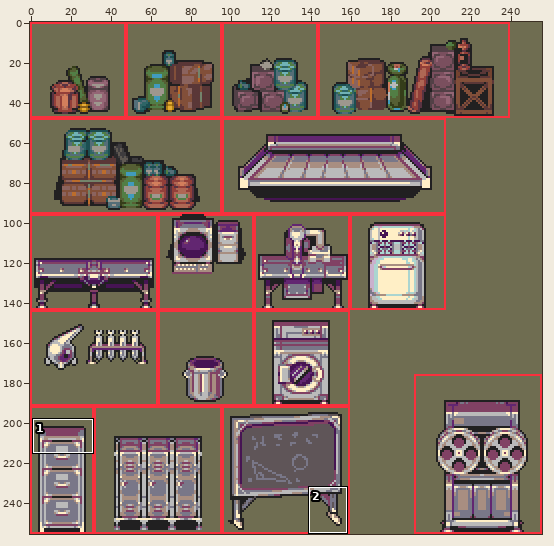
Sprite sheet, stored at images/props/furniture-castle2.png. Above, an overview of the earlier version with the close-up marked.
Close-up. Before:
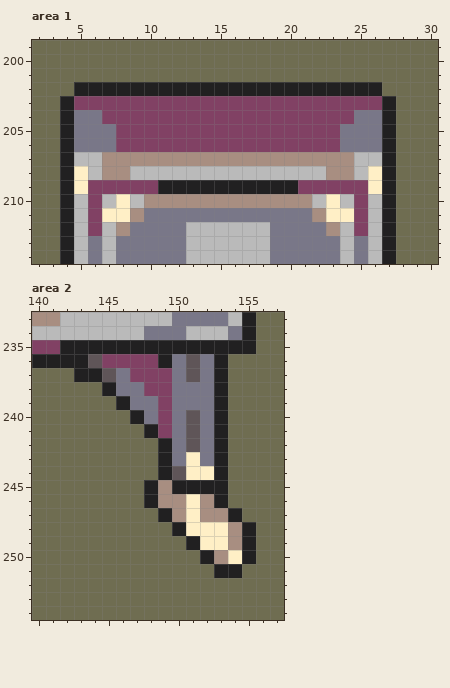
The file is 256x256 pixels. Colours within 5 levels of each other are drawn and written as one. Shown: area 1: x 2..30, y 199..214; area 2: x 140..157, y 233..254. The commit also changed other parts of the picture, which this record leaves out.
And afterwards:
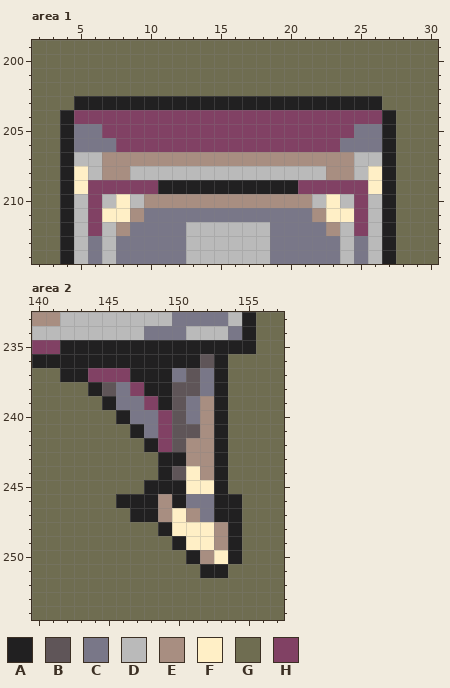
Palette (. is transparent): A #212021  B #5f5558  C #797788  D #bababa  E #a88e81  F #ffefc6  G #6f6d51  H #814164
Difference:
Changed rows in their new state; - is an unchanged pixel.
Area 1:
first column x 4:
202 -GGGGGGGGGGGGGGGGGGGGGG-
203 GAAAAAAAAAAAAAAAAAAAAAAG
204 -HH------------------HH-
205 ---H----------------H---
Area 2:
first column x 142:
236 --AAAAA-AAB---
237 A-HHHAAA------
238 --AB-HAABB----
239 ---AC-HAB-E---
240 ----AC--BCE---
241 -----AC-B-E---
242 ------AHBEE---
243 --------AEE---
244 ----------E---
245 -------A-FF---
246 ----AA--ACC-A-
247 -----AAEFECA--
248 -------AF--EAG
249 --------AF-EAG
250 ---------AEFAG
251 ----------A-G-
Boxes around the changes in both close-ups, in picture pixels (x1, y1, x2, y2):
changed: (60, 82, 396, 138)
changed: (60, 354, 256, 578)
